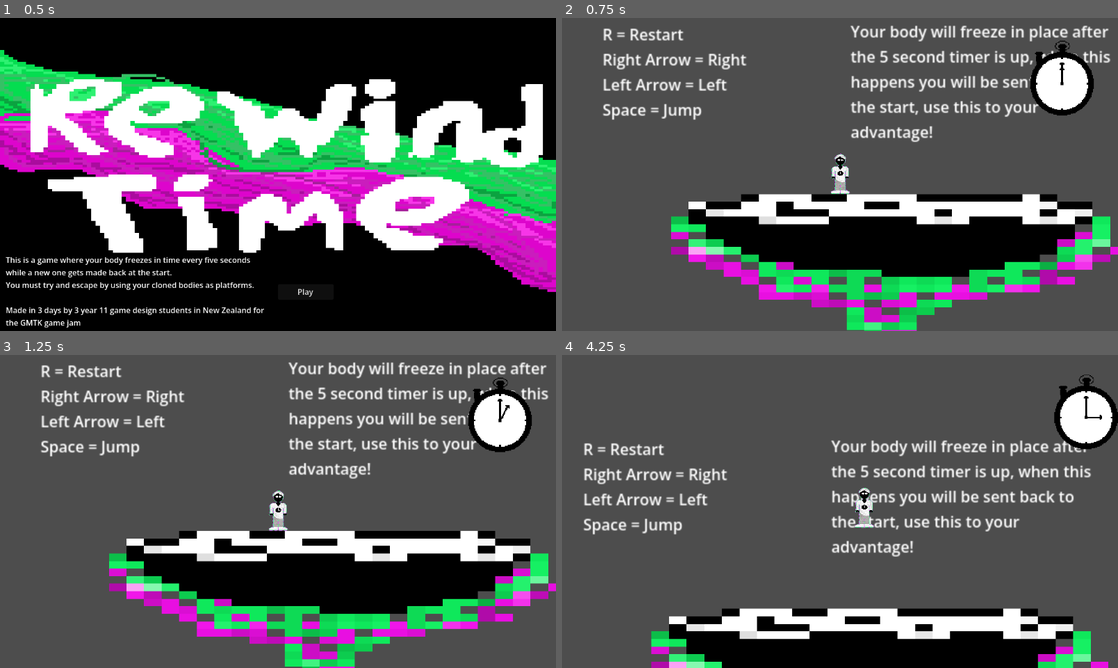
Above: before the commit, frames 1-4 (two rows, left to right).
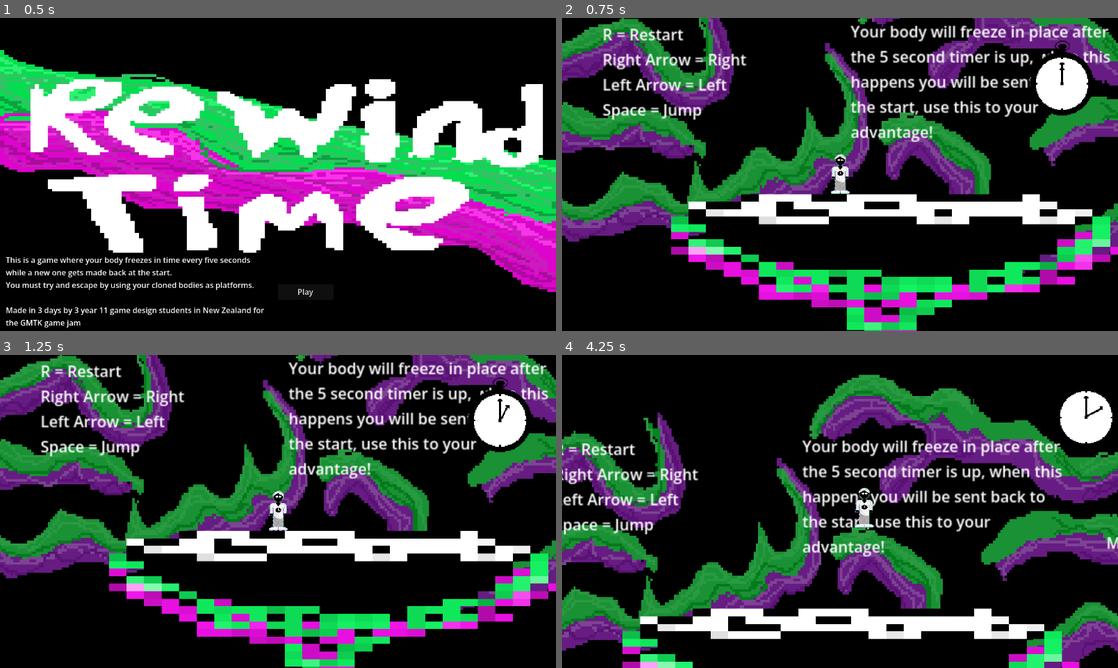
Above: after the commit, the same moments.

Repository: 24206BHS/rewind-time
Game: Godot game, scene res://Title screen.tscn
Two runs of this game, one before a commit and one after it. Both use one fixed random seed, a clock stepped at 60 frames per second and the inputs below.
Inputs:
- Up to frame 1 (0.5 s): no input
- Up to frame 2 (0.75 s): click "Play" at 0.5 s
- Up to frame 3 (1.25 s): no input
- Up to frame 4 (4.25 s): tap Enter (ui_accept) at 1.25, 1.52, 2.27, 3.77 s; hold Right (ui_right) 1.28-2.78 s; hold Left (ui_left) 2.78-3.53 s; hold Right (ui_right) from 3.53 s (still down)

Frame 1 is identical in both runs. In frame 2, 72% of the frame differs, in the area x 0-100%, y 0-100%; in frame 3, 72%; in frame 4, 88%.

Commit message:
Art
Added background art added woosh sound when reset and stuff

Diff:
--- a/Scripts/level.gd
+++ b/Scripts/level.gd
@@ -28,3 +28,4 @@
 
 func _on_timer_timeout() -> void:
 	reset_player.emit()
+	$AudioStreamPlayer2.play()
--- a/level.tscn
+++ b/level.tscn
@@ -2,11 +2,13 @@
 
 [ext_resource type="Script" uid="uid://biuq3rngcpxlj" path="res://Scripts/level.gd" id="1_oi3di"]
 [ext_resource type="Texture2D" uid="uid://2dnbug8hr2e1" path="res://Resources/Ground.png" id="2_0b4ue"]
+[ext_resource type="Texture2D" uid="uid://cmtkhudas3yqd" path="res://Resources/Background (1).png" id="2_km5ld"]
 [ext_resource type="PackedScene" uid="uid://cpolguad2iw22" path="res://player.tscn" id="2_vonw3"]
 [ext_resource type="PackedScene" uid="uid://bqimrsam3n0ft" path="res://Stop_Watch.tscn" id="4_0b4ue"]
 [ext_resource type="PackedScene" uid="uid://bwyx5h2mw503d" path="res://Die.tscn" id="6_1ainy"]
 [ext_resource type="PackedScene" uid="uid://834sogx45dmq" path="res://Checkpoint.tscn" id="6_n6hdu"]
 [ext_resource type="AudioStream" uid="uid://bt1q2bae81x0l" path="res://Music/5121699674193920 (1).wav" id="7_n6hdu"]
+[ext_resource type="AudioStream" uid="uid://ckojui4c0wcc7" path="res://Music/random.wav" id="9_i2t4f"]
 
 [sub_resource type="RectangleShape2D" id="RectangleShape2D_2nom4"]
 size = Vector2(24.009, 12)
@@ -28,16 +30,79 @@
 
 [node name="Level" type="Node2D" unique_id=766602432]
 script = ExtResource("1_oi3di")
+
+[node name="Background(1)2" type="Sprite2D" parent="." unique_id=1455307859]
+modulate = Color(0.6288588, 0.62885886, 0.6288588, 1)
+texture_filter = 1
+position = Vector2(746.99994, 416.00003)
+scale = Vector2(2.4233098, 2.7734377)
+texture = ExtResource("2_km5ld")
+
+[node name="Background(1)3" type="Sprite2D" parent="." unique_id=1948545383]
+modulate = Color(0.6288588, 0.62885886, 0.6288588, 1)
+texture_filter = 1
+position = Vector2(127.999985, 419)
+scale = Vector2(2.4233098, 2.7734377)
+texture = ExtResource("2_km5ld")
+
+[node name="Background(1)4" type="Sprite2D" parent="." unique_id=1457924710]
+modulate = Color(0.6288588, 0.62885886, 0.6288588, 1)
+texture_filter = 1
+position = Vector2(1366, 416)
+scale = Vector2(2.4233098, 2.7734377)
+texture = ExtResource("2_km5ld")
+
+[node name="Background(1)5" type="Sprite2D" parent="." unique_id=607080723]
+modulate = Color(0.6288588, 0.62885886, 0.6288588, 1)
+texture_filter = 1
+position = Vector2(1978.0001, 413.00003)
+scale = Vector2(2.4233098, 2.7734377)
+texture = ExtResource("2_km5ld")
+
+[node name="Background(1)6" type="Sprite2D" parent="." unique_id=1979372451]
+modulate = Color(0.6288588, 0.62885886, 0.6288588, 1)
+texture_filter = 1
+position = Vector2(2597.9998, 409)
+scale = Vector2(2.4233098, 2.7734377)
+texture = ExtResource("2_km5ld")
+
+[node name="Background(1)7" type="Sprite2D" parent="." unique_id=2118880399]
+modulate = Color(0.6288588, 0.62885886, 0.6288588, 1)
+texture_filter = 1
+position = Vector2(3217, 409)
+scale = Vector2(2.4233098, 2.7734377)
+texture = ExtResource("2_km5ld")
+
+[node name="Background(1)8" type="Sprite2D" parent="." unique_id=552670389]
+modulate = Color(0.6288588, 0.62885886, 0.6288588, 1)
+texture_filter = 1
+position = Vector2(3835.9998, 405.00003)
+scale = Vector2(2.4233098, 2.7734377)
+texture = ExtResource("2_km5ld")
+
+[node name="Background(1)9" type="Sprite2D" parent="." unique_id=1908987570]
+modulate = Color(0.6288588, 0.62885886, 0.6288588, 1)
+texture_filter = 1
+position = Vector2(4456.9995, 403.00003)
+scale = Vector2(2.4233098, 2.7734377)
+texture = ExtResource("2_km5ld")
+
+[node name="Background(1)10" type="Sprite2D" parent="." unique_id=810918593]
+modulate = Color(0.6288588, 0.62885886, 0.6288588, 1)
+texture_filter = 1
+position = Vector2(5068, 403.00003)
+scale = Vector2(2.4233098, 2.7734377)
+texture = ExtResource("2_km5ld")
 
 [node name="Stop_Watch" parent="." unique_id=2142194420 instance=ExtResource("4_0b4ue")]
 z_index = 1
 position = Vector2(220, -100)
 
 [node name="Label3" type="Label" parent="." unique_id=1238941659]
-offset_left = 1070.0
-offset_top = 315.0
-offset_right = 1300.0
-offset_bottom = 390.0
+offset_left = 1045.0
+offset_top = 297.0
+offset_right = 1275.0
+offset_bottom = 372.0
 text = "This is a checkpoint, you will
 start resetting here once
 you reach it"
@@ -131,8 +196,8 @@
 autostart = true
 
 [node name="Area2D" parent="." unique_id=1004333656 instance=ExtResource("6_1ainy")]
-position = Vector2(-123, 789)
-scale = Vector2(5, 1.5)
+position = Vector2(-959.99994, 865.99994)
+scale = Vector2(11.519999, 1.5)
 
 [node name="Checkpoint" parent="." unique_id=1040965078 instance=ExtResource("6_n6hdu")]
 position = Vector2(1154, 415)
@@ -294,5 +359,8 @@
 offset_bottom = 18.0
 rotation = -0.7853982
 
+[node name="AudioStreamPlayer2" type="AudioStreamPlayer" parent="." unique_id=1550468542]
+stream = ExtResource("9_i2t4f")
+
 [connection signal="timeout" from="Timer" to="." method="_on_timer_timeout"]
 [connection signal="body_entered" from="Area2D" to="." method="_on_area_2d_body_entered"]
--- a/project.godot
+++ b/project.godot
@@ -42,3 +42,4 @@
 [rendering]
 
 rendering_device/driver.windows="d3d12"
+environment/defaults/default_clear_color=Color(0, 0, 0, 1)
Not shown, added: Music/random.wav.import
Binary file added: Resources/Background (1).png
Not shown, added: Resources/Background (1).png.import
Not shown, added: Music/random.wav
